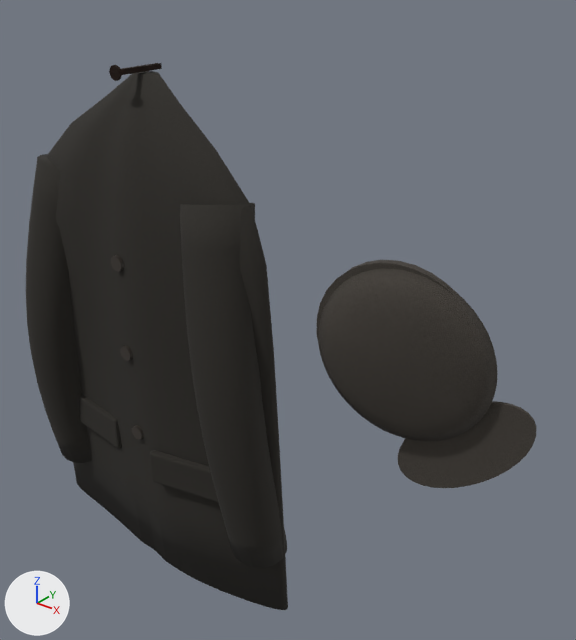
Two versions of the glTF model austerity-explainer/film-kit/assets/models/inflation-chapter-2-newcomers/props/jacket-and-cap-on-nail.glb, one commit apart.
Both versions are drawn from a camera (50 mm lens) standing at (0.673, -0.702, 0.948) and looking at (0.053, 0.073, 0.467). The axes (+X, +Y, +Z) are drawn at lower left. The lights are the same throughout. The first picture is the older version. Where no turn or scale is listed for an object, it has been applied to the vertices. Vertices at exactly the same position are counted once.

Names of what the first picture shows: 'cap', 'jacket', 'jacket-nail'.
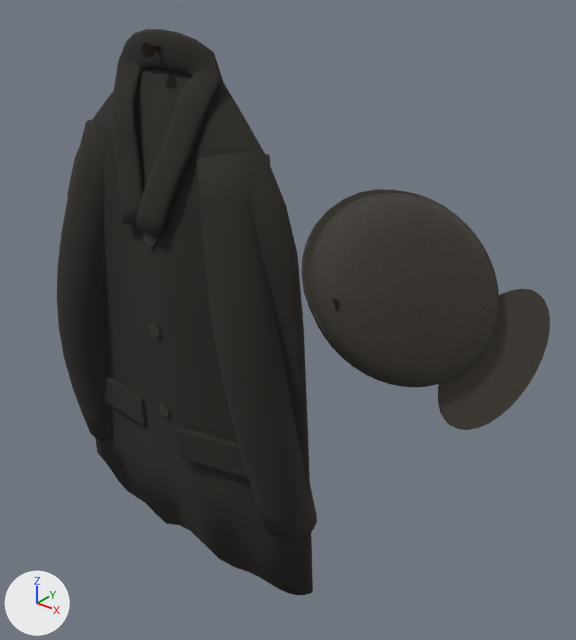
Boxes [x1, y1, x2, y2] around the edits, measured in the pictures (576 x 640 px; the box of a moved part takes in the faces that stretch with it):
'jacket', reshaped, moved: before [26, 71, 288, 610]; after [57, 29, 317, 595]
'cap', reshaped, moved (13% wider): before [316, 260, 537, 488]; after [301, 189, 550, 430]
'jacket-nail', moved: before [109, 63, 162, 81]; after [142, 42, 161, 58]
part 2 of me_cap_nail_shank, moved or reshaped (not visible before): after [332, 298, 340, 311]
part 3 of me_jacket_body, rebuilt: before [26, 154, 92, 463]; after [57, 120, 113, 441]
part 4 of me_jacket_body, rebuilt (13% wider, 6% taller): before [180, 203, 287, 568]; after [196, 153, 317, 540]
part 5 of me_jacket_body, added: after [111, 29, 222, 239]
part 6 of me_jacket_body, moved or reshaped: before [47, 71, 274, 356]; after [67, 69, 304, 330]
part 7 of me_jacket_body, moved or reshaped: before [73, 444, 288, 610]; after [95, 423, 313, 595]

Edits to the bpy script that builds the scene:
```text
Add mat_jacket_lining:
    mat_jacket_lining = principled_material('jacket-lining')
    mat_jacket_lining.base_color = (0.025, 0.022, 0.02)  # black #2c2927
    mat_jacket_lining.roughness = 0.9
Change me_cap_crown:
    used by ob_cap; location = (-0.163, 0.066, -0.054)
    remove me_cap_crown.from_pydata(...)  # 578 vertices, 1144 faces; spans x 0.341..0.584, y -0.111..-0.002, z 0.396..0.681
    add me_cap_crown.from_pydata(...)  # 578 vertices, 1144 faces; spans x 0.351..0.555, y -0.222..-0.002, z 0.486..0.739
    me_cap_crown part 1: the whole mesh is multiplied about its middle by the matrix ((0.731, -0.537, -0.421), (0.594, 0.804, 0.006), (0.335, -0.254, 0.907)), then moved by (0.0, -0.06, 0.078)
Change me_cap_nail_shank:
    used by ob_cap_nail; location = (-0.163, 0.066, -0.054)
    remove me_cap_nail_shank.from_pydata(...)  # 24 vertices, 40 faces; spans x 0.392..0.408, y -0.0966..0.0, z 0.632..0.648
    add me_cap_nail_shank.from_pydata(...)  # 24 vertices, 40 faces; spans x 0.392..0.408, y -0.215..0.0, z 0.632..0.648
    me_cap_nail_shank part 2: the loose piece of 16 vertices spanning x 0.392..0.408, y -0.0966..-0.0936, z 0.632..0.648 is moved by (0.0, -0.1184, 0.0)
    other edits to the shape of me_cap_nail_shank do not show in these pictures
Change me_jacket_body:
    used by ob_jacket; location = (-0.163, 0.066, -0.054)
    remove me_jacket_body.from_pydata(...)  # 994 vertices, 1956 faces; spans x -0.258..0.258, y -0.132..-0.012, z 0.054..0.834
    add me_jacket_body.from_pydata(...)  # 1385 vertices, 2725 faces; spans x -0.258..0.258, y -0.132..-0.002, z 0.029..0.863
    me_jacket_body part 3: the loose piece of 176 vertices spanning x -0.256..-0.099, y -0.132..-0.012, z 0.152..0.702 is rebuilt with 176 vertices and now spans x -0.256..-0.065, y -0.132..-0.002, z 0.15..0.727
    me_jacket_body part 4: the loose piece of 176 vertices spanning x 0.099..0.256, y -0.132..-0.012, z 0.152..0.702 is rebuilt with 176 vertices and now spans x 0.065..0.256, y -0.132..-0.002, z 0.15..0.727
    me_jacket_body part 5: a new loose piece of 300 vertices spanning x -0.1..0.1, y -0.126..-0.035, z 0.601..0.863, in mat_jacket_wool
    me_jacket_body part 6: 196 vertices moved from x -0.232..0.232, y -0.12..-0.012, z 0.584..0.799 to x -0.23..0.23, y -0.111..-0.012, z 0.583..0.764; 60 vertices removed from x -0.02..0.027, y -0.12..-0.012, z 0.583..0.834; 111 vertices added at x -0.09..0.09, y -0.11..-0.012, z 0.584..0.822
    me_jacket_body part 7: 46 vertices moved from x -0.258..0.258, y -0.092..-0.012, z 0.054 to x -0.258..0.258, y -0.092..-0.012, z 0.029..0.082
    other edits to the shape of me_jacket_body do not show in these pictures
    add me_jacket_body.materials.append(mat_jacket_lining)  # black #2c2927
Change ob_cap:
    ob_cap.location: (-0.163, 0.066, -0.054) -> (-0.149, 0.111, -0.029)
Change ob_jacket:
    ob_jacket.location: (-0.163, 0.066, -0.054) -> (-0.149, 0.111, -0.029)
Change ob_jacket_nail:
    ob_jacket_nail.location: (-0.163, 0.066, -0.054) -> (-0.149, 0.111, -0.029)
```
